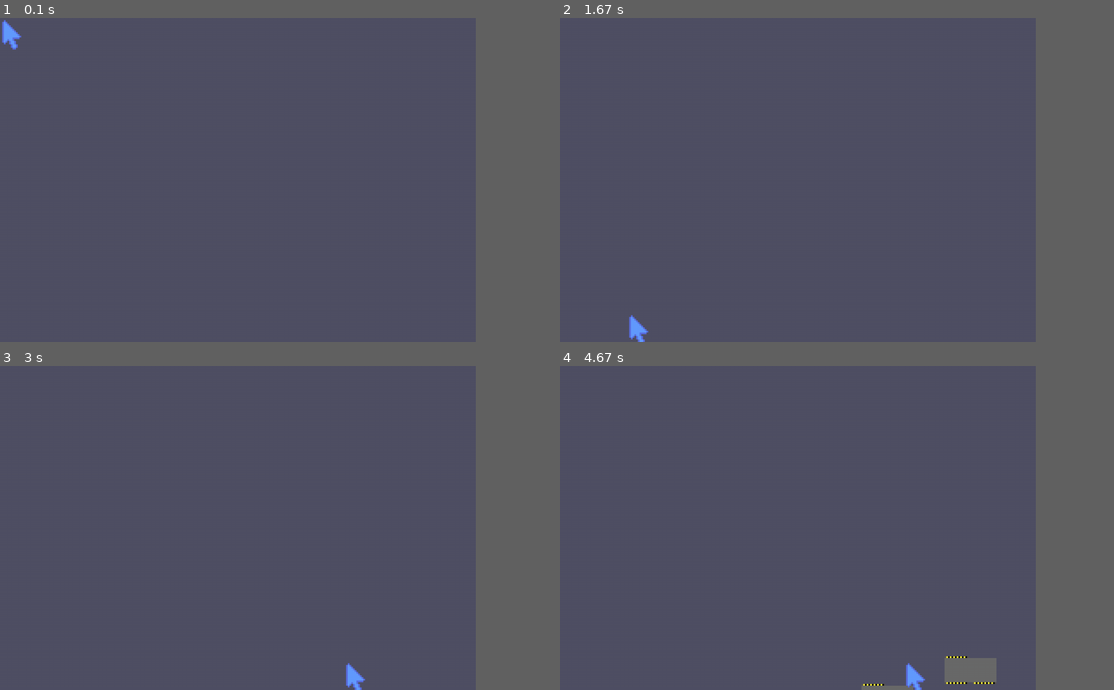
Above: before the commit, frames 1-4 (two rows, left to right).
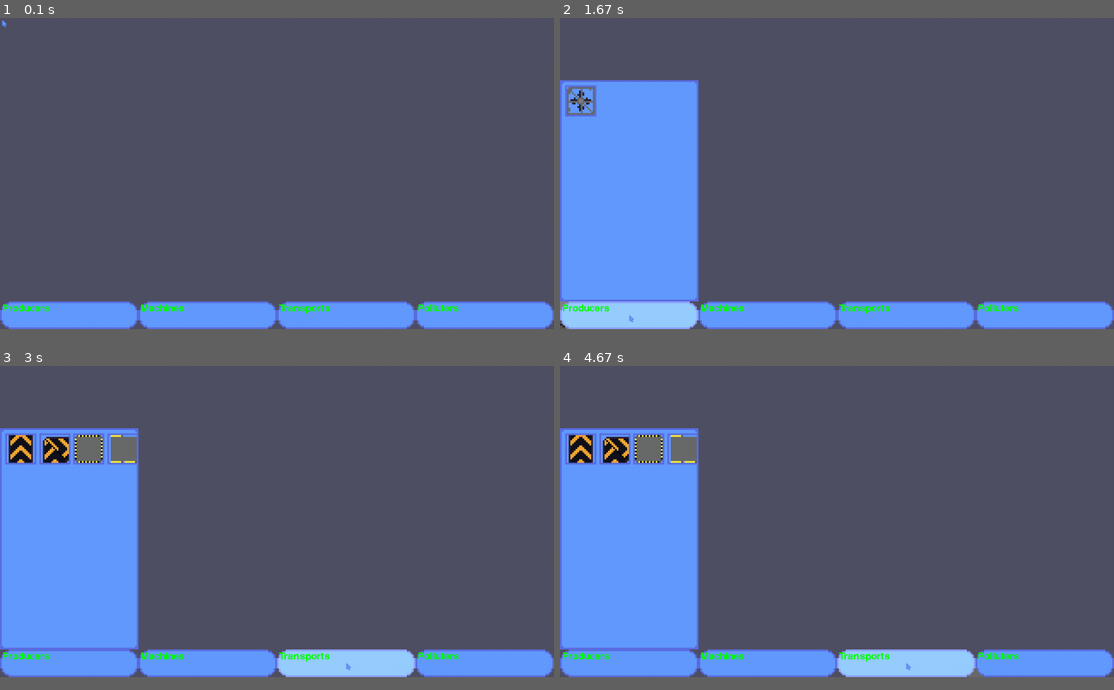
Above: after the commit, the same moments.

Repository: fijianfugufish/factory-game
Game: pygame game, started from main.pyw
The game is run twice, just before and just after one commit, with the same random seed, the same clock (stepped at 60 frames per second) and the same inputs.
Inputs (mouse positions are in pixels of both pictures, inside the frame that each line leads up to):
- Up to frame 1 (0.1 s): no input
- Up to frame 2 (1.67 s): hold Z 0.33-0.8 s; hold D 0.33-0.8 s; click (626, 316) at 0.88 s, where only the run after the commit has a clickable "Producers"; hold Q 1.17-1.63 s; hold D 1.17-1.63 s
- Up to frame 3 (3 s): click (204, 664) at 1.72 s, where only the run after the commit has a clickable "Machines"; hold E 2-2.47 s; hold D 2-2.47 s; click (343, 664) at 2.55 s, where only the run after the commit has a clickable "Transports"; hold D from 2.83 s (still down); tap U at 2.98 s
- Up to frame 4 (4.67 s): release D at 3.3 s; hold W 3.33-3.63 s; hold D 3.67-4.13 s; hold A from 4.17 s (still down); tap U at 4.32 s
In our replay, the window is 773x527 before the commit and 900x506 after it. These sizes can differ from the game's own. Grey fills any space a smaller window leaves; there, only what the larger window draws over its background counts as a difference.

The runs differ from the first frame. In frame 1, 8.4% of the frame differs, in the area x 0-100%, y 0-97%; in frame 2, 25%; in frame 3, 25%; in frame 4, 26%, in the area x 0-100%, y 19-100%.

Commit message:
made ui base for build system

Diff:
--- a/buildSystem.py
+++ b/buildSystem.py
@@ -0,0 +1,175 @@
+from pygame import *
+import pygameui
+import decodeFactory as dec
+from factory import Items
+
+_ComponentTableImage = image.load("Images/UI/Buttons/ComponentTable.png").convert_alpha()
+_SmallButtonImage = image.load("Images/UI/Buttons/SmallButtonPreset.png").convert_alpha()
+_LongButtonImage = image.load("Images/UI/Buttons/LongButtonPreset.png").convert_alpha()
+_ComponentBGImage = image.load("Images/UI/Buttons/ComponentIconBackground.png").convert_alpha()
+
+_producers = {
+    "BasicDrill": {
+        "image": dec._BasicDrillFrames[0],
+        "displayName": "Basic Drill",
+        "price": [Items.IronOre, 4],
+    },
+}
+
+_machines = {
+    "BasicFurnace": {
+        "image": dec._BasicFurnaceFrames[0],
+        "displayName": "Basic Furnace",
+        "price": [Items.IronOre, 4],
+    },
+    "BasicExtruder": {
+        "image": dec._BasicExtruderFrames[0],
+        "displayName": "Basic Extruder",
+        "price": [Items.IronOre, 4],
+    },
+    "BasicPress": {
+        "image": dec._BasicPressFrames[0],
+        "displayName": "Basic Press",
+        "price": [Items.IronOre, 4],
+    },
+    "BasicAssembler": {
+        "image": dec._BasicAssemblerFrames[0],
+        "displayName": "Basic Assembler",
+        "price": [Items.IronOre, 4],
+    },
+    "BasicContainer":{
+        "image": dec._BasicContainerSprite,
+        "displayName": "Basic Container",
+        "price": [Items.IronOre, 4],
+    },
+}
+
+_transports = {
+    "BasicConveyor": {
+        "image": dec._BasicConveyorStraightFrames[0],
+        "displayName": "Basic Conveyor",
+        "price": [Items.IronOre, 4],
+    },
+    "BasicTurnConveyor": {
+        "image": dec._BasicConveyorTurnFrames[0],
+        "displayName": "Basic Turn Conveyor",
+        "price": [Items.IronOre, 4],
+    },
+    "4WayDistributor": {
+        "image": dec._FourWayDistributor,
+        "displayName": "4 Way Distributor",
+        "price": [Items.IronOre, 4],
+    },
+    "2WayDistributor": {
+        "image": dec._TwoWayDistributor,
+        "displayName": "2 Way Distributor",
+        "price": [Items.IronOre, 4],
+    },
+}
+
+winy = dec.winy
+winx = dec.winx
+
+def _pixelToScreen(px):
+    return (px / 16) * 64
+
+def _screenToPixel(px):
+    return (px / 64) * 16
+
+class BuildMenu():
+    @classmethod
+    def init(cls):
+        menux, menuy = 0, winy - _pixelToScreen(128 + 16)
+        menuw, menuh = _pixelToScreen(80), _pixelToScreen(128)
+
+        cls.menupadx, cls.menupady = _pixelToScreen(8 / 5), _pixelToScreen(8 / 5)
+
+        # table of components that will hold selectable icons
+        cls.ComponentMenu = pygameui.Image(0, 0,
+                                            menuw, menuh,
+                                            image = _ComponentTableImage)
+
+        cls.ProducersButton = pygameui.TextImageButton(0, winy - _pixelToScreen(16),
+                                        _pixelToScreen(80), _pixelToScreen(16),
+                                        image = _LongButtonImage, text = "Producers",
+                                        action = cls.menuSetProducers)
+        cls.MachinesButton = pygameui.TextImageButton(_pixelToScreen(80), winy - _pixelToScreen(16),
+                                        _pixelToScreen(80), _pixelToScreen(16),
+                                        image = _LongButtonImage, text = "Machines",
+                                        action = cls.menuSetMachines)
+        cls.TransportsButton = pygameui.TextImageButton(_pixelToScreen(80 * 2), winy - _pixelToScreen(16),
+                                        _pixelToScreen(80), _pixelToScreen(16),
+                                        image = _LongButtonImage, text = "Transports",
+                                        action = cls.menuSetTransports)
+        cls.whoknowsbutton = pygameui.TextImageButton(_pixelToScreen(80 * 3), winy - _pixelToScreen(16),
+                                        _pixelToScreen(80), _pixelToScreen(16),
+                                        image = _LongButtonImage, text = "Polluters")
+
+        cls.MenuParent = pygameui.Parent(menux, menuy, 2)
+
+
+        cls.MenuParent.addChildren(cls.ComponentMenu)
+        cls.MenuParent.rootChild = cls.ComponentMenu
+
+        cls.UIItems = [cls.ComponentMenu, cls.ProducersButton, cls.MachinesButton, cls.TransportsButton, cls.whoknowsbutton]
+
+        cls.hideMenu()
+
+    @classmethod
+    def showMenu(cls):
+       cls.MenuParent.hidden = False
+
+    @classmethod
+    def hideMenu(cls):
+       cls.MenuParent.hidden = True
+
+    @classmethod
+    def toggleMenu(cls):
+       cls.MenuParent.hidden ^= True
+
+    @classmethod
+    def addMenuItem(cls, item):
+        width = _pixelToScreen(18)
+        height = _pixelToScreen(18)
+
+        menuChildren = (len(cls.MenuParent.children) - 1) # minus 1 to account for the root child
+        xoffset = (menuChildren % 4) * (width + cls.menupadx)
+        yoffset = (menuChildren // 4) * (height + cls.menupady)
+
+        image = _ComponentBGImage.copy()
+        image.blit(transform.scale(item["image"],
+                                   (_screenToPixel(width - cls.menupadx),
+                                    _screenToPixel(height - cls.menupady))),
+                   (cls.menupadx / 4, cls.menupady / 4))
+
+        menuItem = pygameui.ImageButton(xoffset + (cls.menupadx * 2), yoffset + (cls.menupady * 2),
+                                        width, height, 3, image = image)
+
+        cls.MenuParent.addChild(menuItem)
+
+    @classmethod
+    def menuSetProducers(cls):
+        cls.MenuParent.destroyAllChildren()
+
+        for producer in _producers.values():
+            cls.addMenuItem(producer)
+
+        cls.showMenu()
+
+    @classmethod
+    def menuSetMachines(cls):
+        cls.MenuParent.destroyAllChildren()
+
+        for machine in _machines.values():
+            cls.addMenuItem(machine)
+
+        cls.showMenu()
+
+    @classmethod
+    def menuSetTransports(cls):
+        cls.MenuParent.destroyAllChildren()
+
+        for transport in _transports.values():
+            cls.addMenuItem(transport)
+
+        cls.showMenu()
--- a/decodeFactory.py
+++ b/decodeFactory.py
@@ -3,11 +3,12 @@
 from copy import copy
 from math import dist
 
-winx = 1100
-winy = 750
-
-window = display.set_mode((winx, winy))
+init()
+
+window = display.set_mode(display.get_desktop_sizes()[0], NOFRAME)
 display.set_caption("factory game")
+
+winx, winy = window.get_size()
 
 # must import after display initialisation due to pygames convert() requiring it
 import pygameui
@@ -43,6 +44,8 @@
 
 _BasicAssemblerFrames = [image.load(f"Images/Machine/Assembler/Assembler{i}.png").convert_alpha() for i in range(1, 33)]
 
+_BasicExtruderFrames = [image.load(f"Images/Machine/Extruder/Extruder{i}.png").convert_alpha() for i in range(1, 6)]
+
 #* inventories
 _BasicContainerSprite = image.load("Images/Inventory/Container/BasicContainer.png").convert_alpha()
 
@@ -69,7 +72,11 @@
 _IronPlateSprite = image.load("Images/Item/Plate/IronPlate.png").convert_alpha()
 _TitaniumPlateSprite = image.load("Images/Item/Plate/IronPlate.png").convert_alpha()
 
-_IronBarSprite = image.load("Images/Item/Bar/IronBar.png").convert_alpha()
+_IronRodSprite = image.load("Images/Item/Rod/IronRod.png").convert_alpha()
+_SteelRodSprite = image.load("Images/Item/Rod/SteelRod.png").convert_alpha()
+_TitaniumRodSprite = image.load("Images/Item/Rod/TitaniumRod.png").convert_alpha()
+
+_SteelFrameSprite = image.load("Images/Item/Frame/Frame.png").convert_alpha()
 
 _IronGearSprite = image.load("Images/Item/Gear/IronGear.png").convert_alpha()
 
@@ -135,6 +142,10 @@
                 self.changeImage(_BasicAssemblerFrames[0])
                 self.addAnimation("assemble", *_BasicAssemblerFrames)
                 self.startAnimation("assemble", 10)
+            case "BasicExtruder":
+                self.changeImage(_BasicExtruderFrames[0])
+                self.addAnimation("roll", *_BasicExtruderFrames)
+                self.startAnimation("roll", 10)
             case _:
                 raise ValueError(f"unknown machine type {type!r}")
 
@@ -207,14 +218,23 @@
             case fac.Items.TitaniumPlate:
                 self.changeImage(_TitaniumPlateSprite)
 
-            case fac.Items.IronBar:
-                self.changeImage(_IronBarSprite)
+            case fac.Items.IronRod:
+                self.changeImage(_IronRodSprite)
+            case fac.Items.SteelRod:
+                self.changeImage(_SteelRodSprite)
+            case fac.Items.TitaniumRod:
+                self.changeImage(_TitaniumRodSprite)
+
+            case fac.Items.SteelFrame:
+                self.changeImage(_SteelFrameSprite)
 
             case fac.Items.IronGear:
                 self.changeImage(_IronGearSprite)
 
             case _:
                 raise ValueError(f"unknown item type {item.name!r}")
+
+        self.z = 0
 
         self.item = item
 
@@ -232,7 +252,7 @@
     return (worldx, worldy)
 
 def isOffscreen(pos):
-    tolerance = (renderDistance) * 64
+    tolerance = (renderDistance + 1) * 64
 
     # shift by one tile due to position refering to the upperleft of a sprite
     if pos[0] < -tolerance - 64 or pos[0] > winx + tolerance - 64:
--- a/encodeFactory.py
+++ b/encodeFactory.py
@@ -24,6 +24,18 @@
 
         case _:
             raise ValueError(f"unknown component type {component!r}")
+
+def changeRecipeAt(factory: fac.Factory, worldPos):
+    """probably temporary funciton"""
+
+    if worldPos in dec.occupiedSpaces:
+        if worldPos in dec.visibleComponentsAt:
+            if dec.visibleComponentsAt[worldPos] in factory.machines:
+                machine: fac.Machine = factory.machines[dec.visibleComponentsAt[worldPos]]
+
+                factory.updateMachine(machine.id, recipe = machine.recipes[(machine.recipes.index(machine.currentRecipe) + 1) % len(machine.recipes)])
+
+                print(f"recipe is now {machine.currentRecipe}")
 
 def deleteAt(factory, worldPos):
     if worldPos in dec.visibleTransportsAt:
--- a/factory.py
+++ b/factory.py
@@ -23,8 +23,11 @@
     IronPlate = 10
     SteelPlate = 11
     TitaniumPlate = 12
-    IronBar = 13
+    IronRod = 13
     IronGear = 14
+    SteelRod = 15
+    TitaniumRod = 16
+    SteelFrame = 17
 
 @dataclass
 class Recipe():
@@ -57,7 +60,7 @@
 
 ironPlateRecipe = Recipe(
     ingredients = {
-        Items.IronIngot: 2,
+        Items.IronIngot: 1,
         },
     result = [Items.IronPlate, 1],
     time = 1,
@@ -65,10 +68,47 @@
 
 steelPlateRecipe = Recipe(
     ingredients = {
-        Items.SteelIngot: 2,
+        Items.SteelIngot: 1,
         },
     result = [Items.SteelPlate, 1],
     time = 1,
+)
+
+#* rod recipes
+
+ironRodRecipe = Recipe(
+    ingredients = {
+        Items.IronIngot: 1,
+        },
+    result = [Items.IronRod, 1],
+    time = 1,
+)
+
+steelRodRecipe = Recipe(
+    ingredients = {
+        Items.SteelIngot: 1,
+        },
+    result = [Items.SteelRod, 1],
+    time = 1,
+)
+
+titaniumRodRecipe = Recipe(
+    ingredients = {
+        Items.TitaniumIngot: 1,
+        },
+    result = [Items.TitaniumRod, 1],
+    time = 1,
+)
+
+#* frame recipes
+
+steelFrameRecipe = Recipe(
+    ingredients = {
+        Items.SteelPlate: 2,
+        Items.SteelRod: 4,
+        },
+    result = [Items.SteelFrame, 1],
+    time = 10,
 )
 
 @dataclass
@@ -194,10 +234,18 @@
 
 basicAssembler = Machine(
     type = "BasicAssembler",
-    recipes = [ironIngotRecipe],
+    recipes = [steelFrameRecipe],
+    progress = 0,
+    maxItems = 7,
+    size = (3, 2)
+)
+
+basicExtruder = Machine(
+    type = "BasicExtruder",
+    recipes = [ironRodRecipe, steelRodRecipe],
     progress = 0,
     maxItems = 5,
-    size = (3, 2)
+    size = (2, 2)
 )
 
 #* producers
--- a/main.pyw
+++ b/main.pyw
@@ -1,10 +1,11 @@
 from pygame import *
 import factory as fac
 from decodeFactory import window, decodeAndRender, moveCameraUp, moveCameraDown, moveCameraLeft, moveCameraRight, screenToWorld
-from encodeFactory import placeComponent, deleteAt
+from encodeFactory import placeComponent, deleteAt, changeRecipeAt
+from buildSystem import BuildMenu
 import pygameui
 
-cursor = transform.scale(image.load(f"Images/Mouse/Cursor.png").convert_alpha(), ((17 / 16) * 64, (17 / 16) * 64))
+cursor = transform.scale(image.load(f"Images/Mouse/Cursor.png").convert_alpha(), (0.25 * 64, 0.25 * 64))
 
 def drawAll(window, dt):
     pygameui.UI.drawAll(window)
@@ -29,9 +30,11 @@
     flipy = False
     bent = False
 
+    BuildMenu.init()
+
     while gameRunning:
         # main game loop
-        window.fill(bgColor)
+        window.fill(tuple(bgColor))
 
         dt = clock.tick(FPS) / 1000
 
@@ -68,9 +71,14 @@
                 elif e.key == K_t:
                     placeComponent(mainFactory, fac.fourWayDistributor, screenToWorld((mousex, mousey)), direction, (flipx, flipy))
                     decodeAndRender(mainFactory, dt = dt, forceRender = True)
+                elif e.key == K_q:
+                    placeComponent(mainFactory, fac.basicExtruder, screenToWorld((mousex, mousey)), direction, (flipx, flipy))
+                    decodeAndRender(mainFactory, dt = dt, forceRender = True)
                 elif e.key == K_u:
                     placeComponent(mainFactory, fac.twoWayDistributor, screenToWorld((mousex, mousey)), direction, (flipx, flipy))
                     decodeAndRender(mainFactory, dt = dt, forceRender = True)
+                elif e.key == K_e:
+                    changeRecipeAt(mainFactory, screenToWorld((mousex, mousey)))
                 elif e.key == K_o:
                     deleteAt(mainFactory, screenToWorld((mousex, mousey)))
                 elif e.key == K_r:
--- a/pygameui.py
+++ b/pygameui.py
@@ -1,8 +1,10 @@
 from pygame import *
+
+font.init()
 
 defaultStyle = {
     "color": (200, 200, 200),
-    "outline": 10,
+    "outline": 1,
     "outlineColor": (0, 0, 0),
     "fontSize": 32,
     "font": "Comic Sans",
@@ -28,7 +30,7 @@
         self._y = y
         self._w = w
         self._h = h
-        self.z = z
+        self.z = z or 2
 
         self.color = style["color"]
         self.outline = style["outline"]
@@ -291,6 +293,140 @@
     def resetColor(self):
         self.image = self._OriginalImage
 
+class TextImageButton(Button, Label, Image):
+    def __init__(self, x, y, w, h, z = 0, text = "", image = noTexture, action = lambda: ..., style = defaultStyle, **kwargs):
+        super().__init__(x, y, w, h, z, text = text, image = image, action = action, style = style, **kwargs)
+
+        self._OriginalTextColor = style["textColor"]
+
+        self.lighteningAmount = (255 * self.lighteningAmount) - 255
+        self.darkeningAmount *= 255
+
+    def onHover(self):
+        self.image = self._OriginalImage.copy()
+        self.image.fill((self.lighteningAmount, self.lighteningAmount, self.lighteningAmount), special_flags = BLEND_RGB_ADD)
+        self.textColor = lighten(self._OriginalTextColor, self.lighteningAmount)
+
+    def onPress(self):
+        self.image = self._OriginalImage.copy()
+        self.image.fill((self.darkeningAmount, self.darkeningAmount, self.darkeningAmount), special_flags = BLEND_RGB_MULT)
+        self.textColor = lighten(self._OriginalTextColor, self.darkeningAmount)
+
+    def resetColor(self):
+        self.image = self._OriginalImage
+        self.textColor = self._OriginalTextColor
+
+    def draw(self, window):
+        if self.hidden: return
+
+        window.blit(self.image, (self.x, self.y))
+        window.blit(self.font.render(self.text, False, self.textColor), (self.x + self.textPadx, self.y + self.textPady))
+
+class Parent():
+    """class in which all children ui elements depend on the parent in some way"""
+
+    def __init__(self, x, y, z = 0, **kwargs):
+        super().__init__(**kwargs)
+
+        self._x = x
+        self._y = y
+        self._z = z
+
+        self._hidden = False
+
+        # children will treat the parents hidden as their own, and x y and z as origin
+
+        self.children: dict[UI, list[float | bool]] = {}
+        self.rootChild = None
+        # index by element, holds original x y z and hidden properties
+
+    def addChild(self, child):
+        values = [child.x, child.y, child.z, child.hidden]
+        self.children[child] = values
+
+        child.x = values[0] + self.x
+        child.y = values[1] + self.y
+        child.z = values[2] + self.z
+        child.hidden = values[3] or self.hidden
+
+    def addChildren(self, *children):
+        for child in children:
+            self.addChild(child)
+
+    def removeChild(self, child):
+        del self.children[child]
+
+    def destroyChild(self, child):
+        self.removeChild(child)
+
+        child.destroy()
+
+    def destroyAllChildren(self):
+        toRemove = []
+
+        for child in self.children:
+            if child is self.rootChild: continue
+
+            toRemove.append(child)
+
+            child.destroy()
+
+        for child in toRemove:
+            self.removeChild(child)
+
+    def destroy(self):
+        self.destroyAllChildren()
+
+        if self.rootChild is not None:
+            self.rootChild.destroy()
+
+    @property
+    def x(self):
+        return self._x
+
+    @x.setter
+    def x(self, value):
+        self._x = value
+
+        for child, values in self.children.items():
+            child.x = values[0] + self.x
+            child.y = values[1] + self.y
+            child.z = values[2] + self.z
+            child.hidden = values[3] or self.hidden
+
+    @property
+    def y(self):
+        return self._y
+
+    @y.setter
+    def y(self, value):
+        self._y = value
+
+        for child, values in self.children.items():
+            child.y = values[1] + self.y
+
+    @property
+    def z(self):
+        return self._z
+
+    @z.setter
+    def z(self, value):
+        self._z = value
+
+        for child, values in self.children.items():
+            child.z = values[2] + self.z
+
+    @property
+    def hidden(self):
+        return self._hidden
+
+    @hidden.setter
+    def hidden(self, value):
+        self._hidden = value
+
+        for child, values in self.children.items():
+            child.hidden = values[3] or self.hidden
+
 class Sprite(Image):
     def __init__(self, x, y, w, h, z = 0, image = noTexture, style = defaultStyle, **kwargs):
         super().__init__(x, y, w, h, z, image = image, style = style, **kwargs)
@@ -307,6 +443,8 @@
         self.frame = 0
         self.animationTimer = 0
         self.animationFPS = 10
+
+        self.z = z
 
         self._originalAnimations = {}
 
Binary file added: Images/Item/Frame/Frame.png
Renamed: Images/Item/Bar/IronBar.png -> Images/Item/Rod/IronRod.png
Binary file added: Images/Item/Rod/SteelRod.png
Binary file added: Images/Item/Rod/TitaniumRod.png
Binary file added: Images/Machine/Extruder/Extruder1.png
Binary file added: Images/Machine/Extruder/Extruder2.png
Binary file added: Images/Machine/Extruder/Extruder3.png
Binary file added: Images/Machine/Extruder/Extruder4.png
Binary file added: Images/Machine/Extruder/Extruder5.png
Binary file added: Images/UI/Buttons/BigButtonPreset.png
Binary file added: Images/UI/Buttons/ComponentIconBackground.png
Binary file added: Images/UI/Buttons/ComponentTable.png
(and 2 more such lines)
